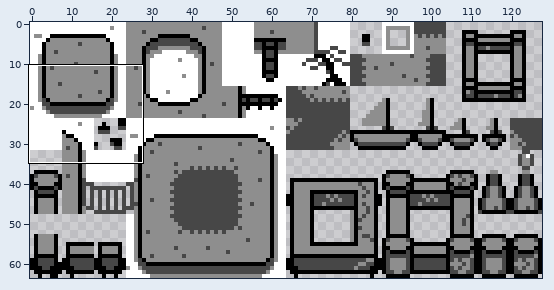
A pixel-art file gets an edit: Assets/island-tiles.ase. Above: a wide view before the commit, with the close-up outlined.
Close-up. Before the commit:
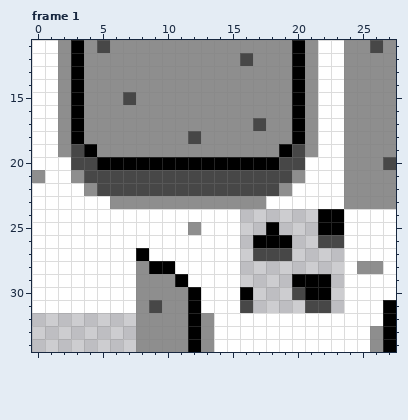
128x64 pixels, 2 frames. Colours within 5 levels of each other are drawn and written as one. Shown: frame 1: x 0..27, y 11..34.
The same view after the edit:
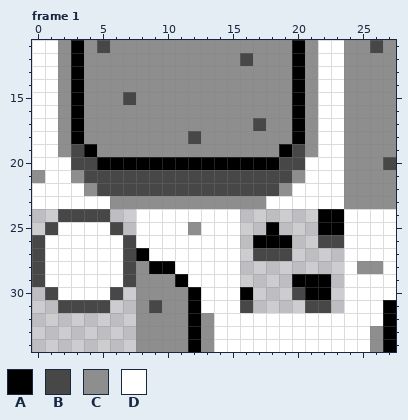
Palette (. is transparent): A #000000  B #474747  C #8e8e8e  D #ffffff
The exact change:
--- frame 1, layer "Layer 1"
@@ x 0..9 @@
 23 DDDDDDCCCC
-24 DDDDDDDDDD
-25 DDDDDDDDDD
-26 DDDDDDDDDD
-27 DDDDDDDDAD
-28 DDDDDDDDCA
-29 DDDDDDDDCC
-30 DDDDDDDDCC
-31 DDDDDDDDCB
+24 ..BBBB..DD
+25 .BDDDDB.DD
+26 BDDDDDDBDD
+27 BDDDDDDBAD
+28 BDDDDDDBCA
+29 BDDDDDDBCC
+30 .BDDDDB.CC
+31 ..BBBB..CB
 32 ........CC
